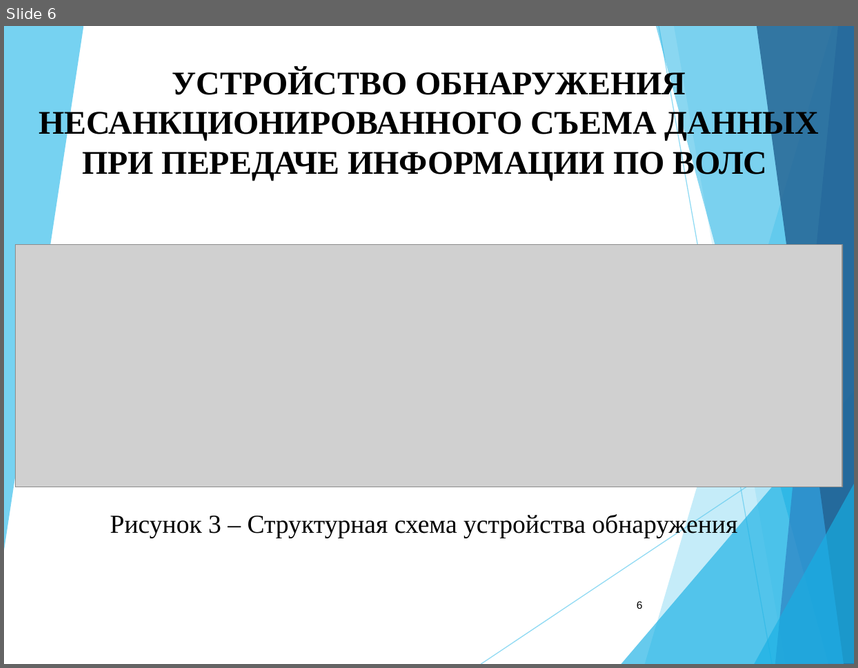
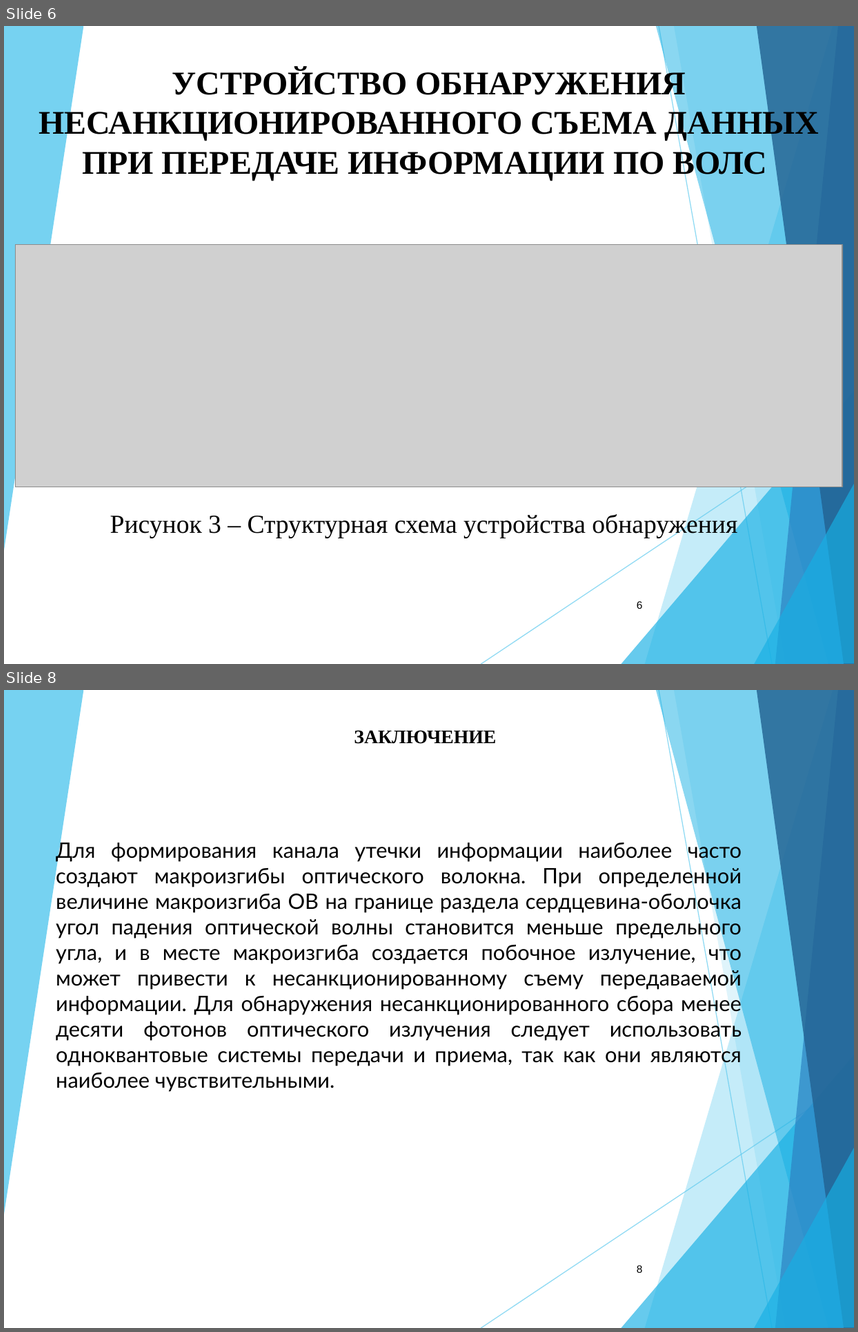
Before and after one commit to blackPrincess31/My_diplom, a slide deck: Доклад.ppt. Shown one above the other, each under a label of ours: slide 6 before the commit, slides 6 and 8 after it; the slides between them are not shown. The pictures are 858x668 and 858x1332 pixels, drawn with LibreOffice and Linux fonts; fonts in the diff are those of the drawing; grey boxes stand for pictures. Boxes give left, top, right and bottom in pixels: in the first picture for what was removed or moved away, otherwise in the second. Text is boxed around its words. In the diff, an @@ line names an element or a change of style, - is before the commit and + after.

```diff
--- a/Доклад.ppt
+++ b/Доклад.ppt
@@ slide 8 added at (4,690,854,1328), background #FFFFFF; not listed: 10 template elements that a slide beside it also shows @@
@@ text added at (354,730,496,744), 16.1 pt, text #000000, bold @@
+ЗАКЛЮЧЕНИЕ
@@ text added at (56,839,742,1092), 18 pt, text #000000 @@
+Для формирования канала утечки информации наиболее часто создают макроизгибы оптического волокна. При определенной величине макроизгиба ОВ на границе раздела сердцевина-оболочка угол падения оптической волны становится меньше предельного угла, и в месте макроизгиба создается побочное излучение, что может привести к несанкционированному съему передаваемой информации. Для обнаружения несанкционированного сбора менее десяти фотонов оптического излучения следует использовать одноквантовые системы передачи и приема, так как они являются наиболее чувствительными.
@@ page number added at (637,1265,643,1272), 9 pt, text #000000 @@
+8
```
Also in this commit, not shown: 2 slides changed, 1 other slide added, 4 slides removed, 1 other file.
